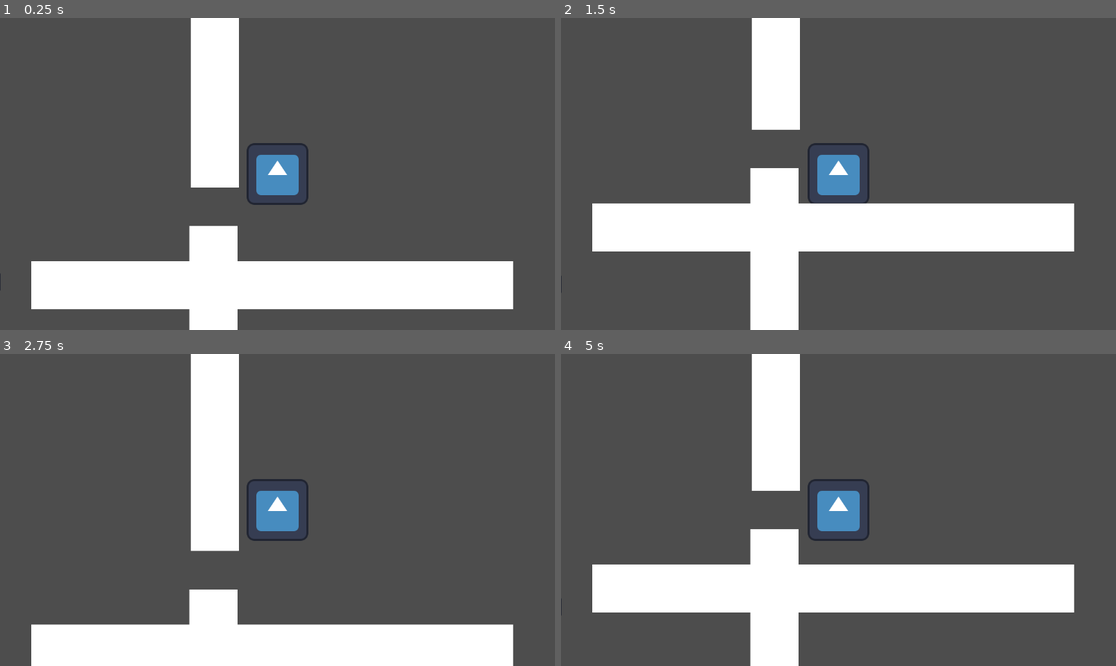
Above: before the commit, frames 1-4 (two rows, left to right).
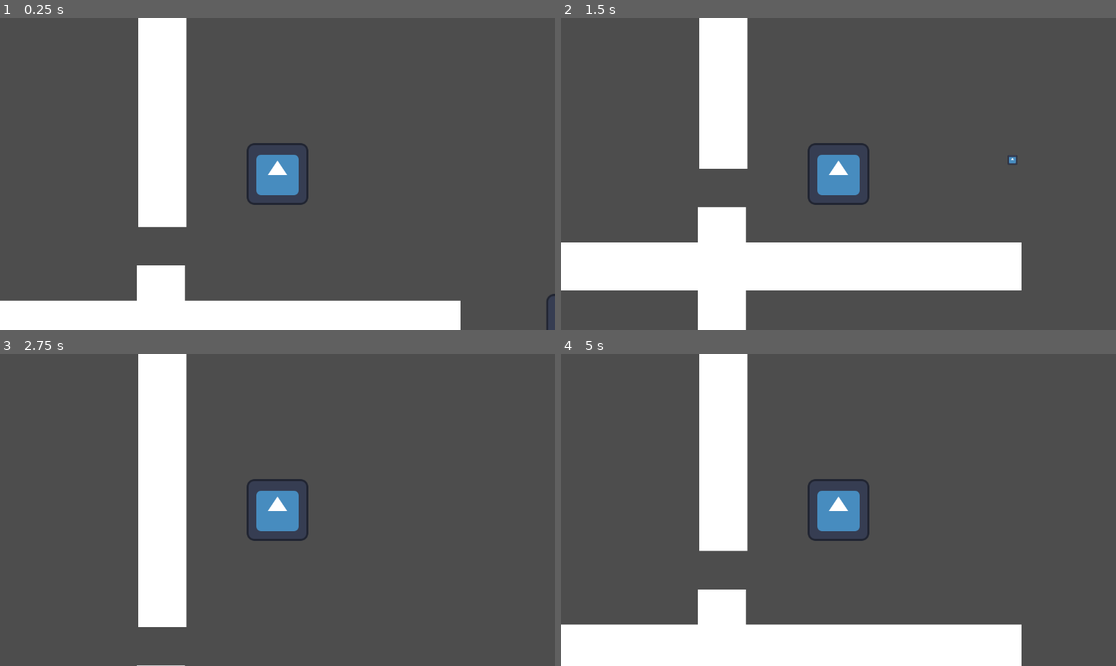
Above: after the commit, the same moments.

Repository: tristeceratops/42GameJam
Game: Godot game, scene res://testing stages/charakter_testing_env.tscn
Same seed, same stepped clock (60 frames per second), same inputs: the game is played once before the commit and once after it. The engine's default icon, where the game draws it, is replaced by a stand-in: a white triangle on a blue panel in a dark square.
Inputs (mouse positions are in pixels of both pictures, inside the frame that each line leads up to):
- Up to frame 1 (0.25 s): no input
- Up to frame 2 (1.5 s): tap Enter (ui_accept) at 0.5, 0.77, 0.8, 1.07, 1.35 s; move the mouse to (960, 158) at 0.52 s; hold Right (ui_right) from 0.53 s (still down); click (960, 158) at 0.6 s; move the mouse to (727, 189) at 1.27 s
- Up to frame 3 (2.75 s): tap Enter (ui_accept) at 1.52, 1.82, 2.3 s; click (166, 525) at 1.55 s; move the mouse to (333, 441) at 2.02 s; release Right (ui_right) at 2.03 s; hold Left (ui_left) from 2.03 s (still down); tap E (dash) at 2.1 s
- Up to frame 4 (5 s): move the mouse to (810, 572) at 2.77 s; release Left (ui_left) at 2.78 s; hold Right (ui_right) 2.78-4.28 s; tap Shift (run) at 2.85 s; tap Enter (ui_accept) at 3.02, 3.32, 3.77, 3.8, 4.07, 4.52, 4.82 s; click (810, 572) at 3.05 s; move the mouse to (1005, 556) at 3.52 s; click (1005, 556) at 3.6 s; move the mouse to (672, 463) at 4.27 s; hold Left (ui_left) from 4.28 s (still down); click (672, 463) at 4.35 s

The runs differ from the first frame. In frame 1, 27% of the frame differs, in the area x 0-100%, y 0-100%; in frame 2, 30%; in frame 3, 26%; in frame 4, 34%, in the area x 0-93%, y 0-100%.

Commit message:
Projectile
the player can now shoot projectiles towards the mouse with a small arch

Diff:
--- a/42gamejam Sebastian/character_body_2d.gd
+++ /dev/null
@@ -1,25 +0,0 @@
-extends CharacterBody2D
-
-
-const SPEED = 300.0
-const JUMP_VELOCITY = -400.0
-
-
-func _physics_process(delta: float) -> void:
-	# Add the gravity.
-	if not is_on_floor():
-		velocity += get_gravity() * delta
-
-	# Handle jump.
-	if Input.is_action_just_pressed("ui_accept") and is_on_floor():
-		velocity.y = JUMP_VELOCITY
-
-	# Get the input direction and handle the movement/deceleration.
-	# As good practice, you should replace UI actions with custom gameplay actions.
-	var direction := Input.get_axis("ui_left", "ui_right")
-	if direction:
-		velocity.x = direction * SPEED
-	else:
-		velocity.x = move_toward(velocity.x, 0, SPEED)
-
-	move_and_slide()
--- a/42gamejam Sebastian/project.godot
+++ b/42gamejam Sebastian/project.godot
@@ -46,3 +46,8 @@
 "events": [Object(InputEventKey,"resource_local_to_scene":false,"resource_name":"","device":-1,"window_id":0,"alt_press …(195 unchanged characters)…
 ]
 }
+shoot={
+"deadzone": 0.5,
+"events": [Object(InputEventMouseButton,"resource_local_to_scene":false,"resource_name":"","device":-1,"window_id":0,"alt_pressed":false,"shift_pressed":false,"ctrl_pressed":false,"meta_pressed":false,"button_mask":1,"position":Vector2(239, 15),"global_position":Vector2(248, 61),"factor":1.0,"button_index":1,"canceled":false,"pressed":true,"double_click":false,"script":null)
+]
+}
--- /dev/null
+++ b/42gamejam Sebastian/recources/player.tscn
@@ -0,0 +1,39 @@
+[gd_scene load_steps=6 format=3 uid="uid://p6jkihqb3xmf"]
+
+[ext_resource type="Script" path="res://scripts/main_charakter.gd" id="1_ar6uh"]
+[ext_resource type="Texture2D" uid="uid://bgeqoeenytb3q" path="res://icon.svg" id="2_0c6nd"]
+
+[sub_resource type="SpriteFrames" id="SpriteFrames_b77jk"]
+animations = [{
+"frames": [{
+"duration": 1.0,
+"texture": ExtResource("2_0c6nd")
+}],
+"loop": true,
+"name": &"default",
+"speed": 5.0
+}]
+
+[sub_resource type="RectangleShape2D" id="RectangleShape2D_t3rw7"]
+size = Vector2(112, 115)
+
+[sub_resource type="RectangleShape2D" id="RectangleShape2D_68lxq"]
+size = Vector2(112, 57)
+
+[node name="Player" type="Node2D"]
+
+[node name="Main_Charakter" type="CharacterBody2D" parent="."]
+script = ExtResource("1_ar6uh")
+
+[node name="AnimatedSprite2D" type="AnimatedSprite2D" parent="Main_Charakter"]
+sprite_frames = SubResource("SpriteFrames_b77jk")
+
+[node name="normal hitbox" type="CollisionShape2D" parent="Main_Charakter"]
+position = Vector2(0, 2.5)
+shape = SubResource("RectangleShape2D_t3rw7")
+
+[node name="sliding hitbox" type="CollisionShape2D" parent="Main_Charakter"]
+position = Vector2(0, 31.5)
+shape = SubResource("RectangleShape2D_68lxq")
+
+[node name="Camera2D" type="Camera2D" parent="Main_Charakter"]
--- /dev/null
+++ b/42gamejam Sebastian/recources/projectile.tscn
@@ -0,0 +1,22 @@
+[gd_scene load_steps=4 format=3 uid="uid://dig4kt7tryjy4"]
+
+[ext_resource type="Script" path="res://scripts/projectile.gd" id="1_o3m0c"]
+[ext_resource type="Texture2D" uid="uid://bgeqoeenytb3q" path="res://icon.svg" id="2_xiirs"]
+
+[sub_resource type="CircleShape2D" id="CircleShape2D_ctiut"]
+
+[node name="Projectile" type="CharacterBody2D"]
+script = ExtResource("1_o3m0c")
+
+[node name="Sprite2D" type="Sprite2D" parent="."]
+position = Vector2(1.90735e-06, -4.76837e-07)
+scale = Vector2(0.15625, 0.15625)
+texture = ExtResource("2_xiirs")
+
+[node name="Area2D" type="Area2D" parent="."]
+
+[node name="CollisionShape2D" type="CollisionShape2D" parent="Area2D"]
+light_mask = 2
+visibility_layer = 2
+shape = SubResource("CircleShape2D_ctiut")
+one_way_collision_margin = 0.0
--- /dev/null
+++ b/42gamejam Sebastian/scripts/canon.gd
@@ -0,0 +1,12 @@
+extends Node2D
+
+@onready var
+
+# Called when the node enters the scene tree for the first time.
+func _ready() -> void:
+	pass # Replace with function body.
+
+
+# Called every frame. 'delta' is the elapsed time since the previous frame.
+func _process(delta: float) -> void:
+	pass
--- a/42gamejam Sebastian/scripts/main_charakter.gd
+++ b/42gamejam Sebastian/scripts/main_charakter.gd
@@ -1,4 +1,7 @@
 extends CharacterBody2D
+#for the projectile
+@onready var projectile = load("res://recources/projectile.tscn")
+
 
 
 var MAX_SPEED = 420.0
@@ -13,9 +16,13 @@
 var WJ_pushback = 420
 var wall_slide_fr = 100
 var last_wall_dir = 0 # To track the direction of the last wall jump (left or right)
+var projectile_count = 4
 var running = false
 var crouching = false
 
+
+func _ready():
+	pass
 
 
 func _physics_process(delta: float) -> void:
@@ -28,10 +35,14 @@
 	run()
 	walking(delta)
 	wall_slide(delta)
-
+	shoot()
 
 	returning_the_points(delta)
 	gravity(delta)
+
+	if position.y >= 1000:
+		get_tree().reload_current_scene()
+
 	move_and_slide()
 
 func jump() -> void:
@@ -122,6 +133,17 @@
 	pass
 
 
+
+func shoot():
+	if Input.is_action_just_pressed("shoot") and not projectile_count <= 0:
+		var instance = projectile.instantiate()
+		instance.dir = rotation
+		instance.spawnPos = global_position
+		instance.spawnRot = rotation
+		$"..".call_deferred("add_child", instance)
+		projectile_count -= 1
+
+
 func gravity(delta) -> void:
 	if not is_on_floor():
 		velocity += get_gravity() * delta
--- /dev/null
+++ b/42gamejam Sebastian/scripts/projectile.gd
@@ -0,0 +1,31 @@
+extends CharacterBody2D
+
+@export var SPEED = 420  # Horizontal speed
+@export var GRAVITY = 210  # Gravity to simulate the arc
+
+var spawnPos : Vector2
+var spawnRot : float
+var dir : float
+
+func _ready():
+	# Set the initial position and rotation
+	global_position = spawnPos
+	global_rotation = spawnRot
+
+	# Calculate direction towards the mouse
+	var mouse_pos = get_global_mouse_position()
+	var direction = (mouse_pos - global_position).normalized()
+
+	# Set the direction based on the calculated vector
+	dir = direction.angle()
+
+	# Set the initial horizontal velocity towards the mouse
+	velocity.x = SPEED * direction.x
+	velocity.y = SPEED * direction.y  # Initial upward velocity if needed
+
+func _physics_process(delta: float) -> void:
+	# Apply gravity to the projectile's vertical velocity (arc effect)
+	velocity.y += GRAVITY * delta
+
+	# Move the projectile based on the current velocity
+	move_and_slide()
--- a/42gamejam Sebastian/testing stages/charakter_testing_env.tscn
+++ b/42gamejam Sebastian/testing stages/charakter_testing_env.tscn
@@ -1,16 +1,13 @@
 [gd_scene load_steps=6 format=3 uid="uid://nudn265vj0sy"]
 
-[ext_resource type="PackedScene" uid="uid://qmf4lijkhewv" path="res://recources/Main_charakter.tscn" id="1_oq085"]
 [ext_resource type="PackedScene" uid="uid://dqmwmwd6w1q44" path="res://recources/building block.tscn" id="2_p5px5"]
 [ext_resource type="PackedScene" uid="uid://bpbrk3eydk4c8" path="res://recources/platform_up-down.tscn" id="3_67rp5"]
 [ext_resource type="PackedScene" uid="uid://btymfyif16gfr" path="res://recources/platforn_right_left.tscn" id="4_akwvy"]
+[ext_resource type="PackedScene" uid="uid://p6jkihqb3xmf" path="res://recources/player.tscn" id="5_4lvqy"]
 [ext_resource type="PackedScene" uid="uid://c31rjyce4ed4m" path="res://recources/wall.tscn" id="5_d7irh"]
 
 [node name="charakter testing env" type="Node2D"]
 position = Vector2(-27, 120)
-
-[node name="Main_Charakter" parent="." instance=ExtResource("1_oq085")]
-position = Vector2(-9, -265)
 
 [node name="StaticBody2D" parent="." instance=ExtResource("2_p5px5")]
 position = Vector2(-20, -5)
@@ -54,3 +51,6 @@
 
 [node name="wall2" parent="." instance=ExtResource("5_d7irh")]
 position = Vector2(-139, -708)
+
+[node name="Player" parent="." instance=ExtResource("5_4lvqy")]
+position = Vector2(100, -347)
Not shown, added: 42gamejam Sebastian/recources/Mai84DD.tmp
